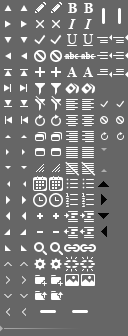
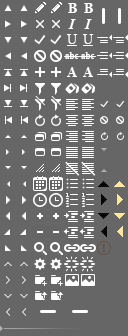
Before/after of a w=128, h=336 layered artwork. What changed in the layer stack:
added layer "exclamation" above "tooltip" over <box>97,241,111,255</box>
added layer "callout left validation" in group "tooltip" over <box>117,226,123,237</box>
added layer "callout bottom validation" in group "tooltip" over <box>114,213,125,219</box>
added layer "callout right validation" in group "tooltip" over <box>117,194,123,205</box>
added layer "callout top validation" in group "tooltip" over <box>114,181,125,187</box>
